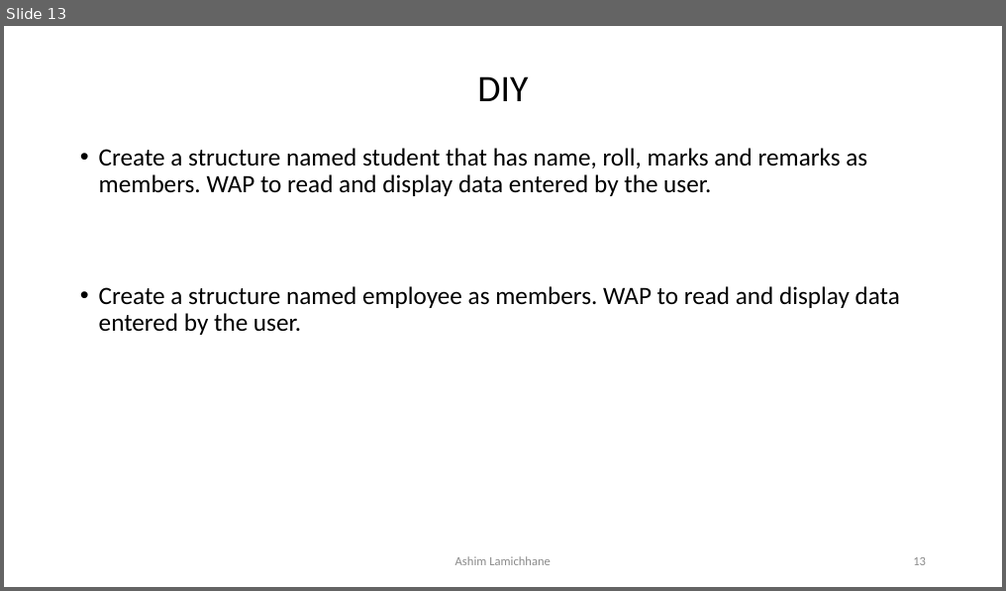
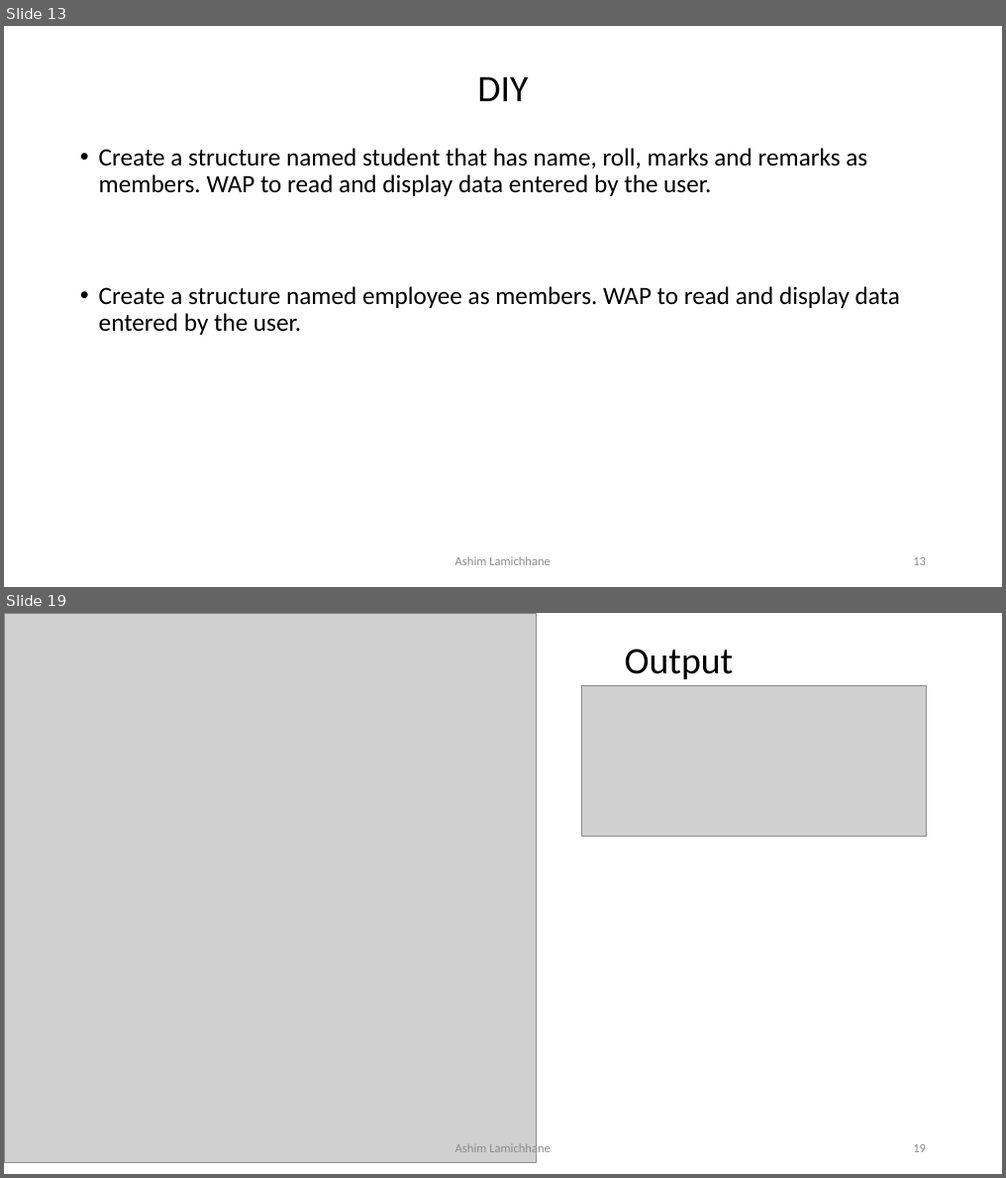
Before and after one commit to ashim888/csit-c, a slide deck: Unit 9/StructureAndUnions.pptx. Shown one above the other, each under a label of ours: slide 13 before the commit, slides 13 and 19 after it; the slides between them are not shown. The pictures are 1006x591 and 1006x1178 pixels, drawn with LibreOffice and Linux fonts; fonts in the diff are those of the drawing; grey boxes stand for pictures. Boxes give left, top, right and bottom in pixels: in the first picture for what was removed or moved away, otherwise in the second. Text is boxed around its words. In the diff, an @@ line names an element or a change of style, - is before the commit and + after.

```diff
--- a/Unit 9/StructureAndUnions.pptx
+++ b/Unit 9/StructureAndUnions.pptx
@@ slide 19 added at [4,613,1002,1174], background #FFFFFF @@
@@ picture added at [4,613,536,1163] @@
@@ title added at [625,649,734,679], 36 pt, text #000000 @@
+Output
@@ picture added at [582,686,927,836] @@
@@ text added at [455,1143,550,1157], 12 pt, text #8C8C8C @@
+Ashim Lamichhane
@@ page number added at [913,1145,926,1153], 12 pt, text #8C8C8C @@
+19
```
Also in this commit, not shown: 2 slides changed, 11 other slides added.
